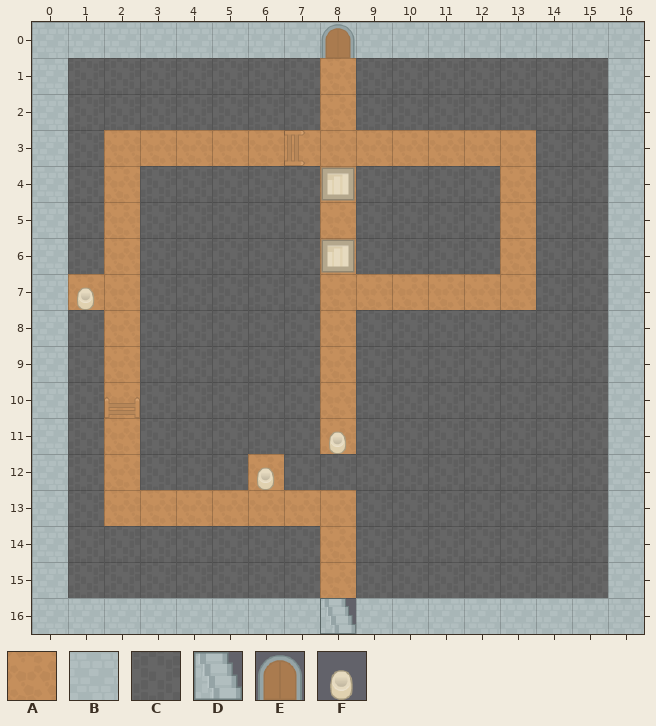
A Tiled map gets an edit: android/assets/map3.tmx. This is how it looked before the edit.
Cells are 64x64 px. Shown: x 0..16, y 0..16.
Key: from "RPGpack_sheet": A 26, B 74, C 154, D 157 flipped on the other diagonal, E 219, F 248.
_ is an empty cell.
Layers that did not change in this view are not listed.
Layer "Walls" before, first column x 0:
 0 BBBBBBBB_BBBBBBBB
 1 BCCCCCCC_CCCCCCCB
 2 BCCCCCCC_CCCCCCCB
 3 BC____________CCB
 4 BC_CCCCC_CCCC_CCB
 5 BC_CCCCC_CCCC_CCB
 6 BC_CCCCC_CCCC_CCB
 7 B__CCCCC______CCB
 8 BC_CCCCC_CCCCCCCB
 9 BC_CCCCC_CCCCCCCB
10 BC_CCCCC_CCCCCCCB
11 BC_CCCCC_CCCCCCCB
12 BC_CCC_CCCCCCCCCB
13 BC_______CCCCCCCB
14 BCCCCCCC_CCCCCCCB
15 BCCCCCCC_CCCCCCCB
16 BBBBBBBBDBBBBBBBB
Layer "Road" before, first column x 0:
 0 ________E________
 1 ________A________
 2 ________A________
 3 __AAAAAAAAAAAA___
 4 __A_____A____A___
 5 __A_____A____A___
 6 __A_____A____A___
 7 _AA_____AAAAAA___
 8 __A_____A________
 9 __A_____A________
10 __A_____A________
11 __A_____A________
12 __A___A__________
13 __AAAAAAA________
14 ________A________
15 ________A________
16 _________________
New version:
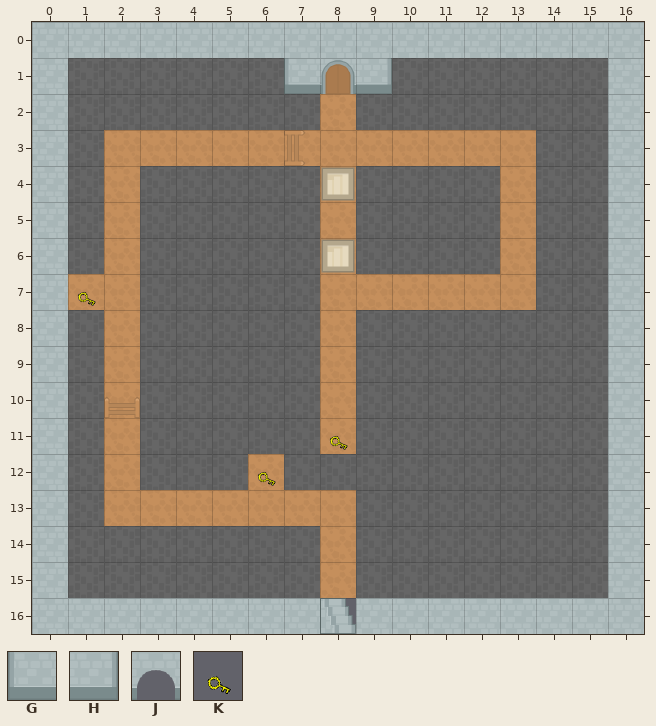
Further tiles: from "RPGpack_sheet": G 70, H 72, J 114, K 245.
The edit:
Changed rows in their new state; . is an unchanged cell.
Layer "Walls":
first column x 7:
 0 .B.
 1 G.H
Layer "PassableWalls":
first column x 8:
 0 _
 1 J
Layer "Road":
first column x 8:
 0 _
 1 E
Layer "Keys":
first column x 1:
 7 K
first column x 6:
11 ..K
12 K..
Pixel boxes of the changes (left, top, right, bottom) in both pictures:
changed: (284, 24, 392, 94)
changed: (77, 287, 96, 310)
changed: (329, 431, 348, 454)
changed: (257, 467, 276, 490)
